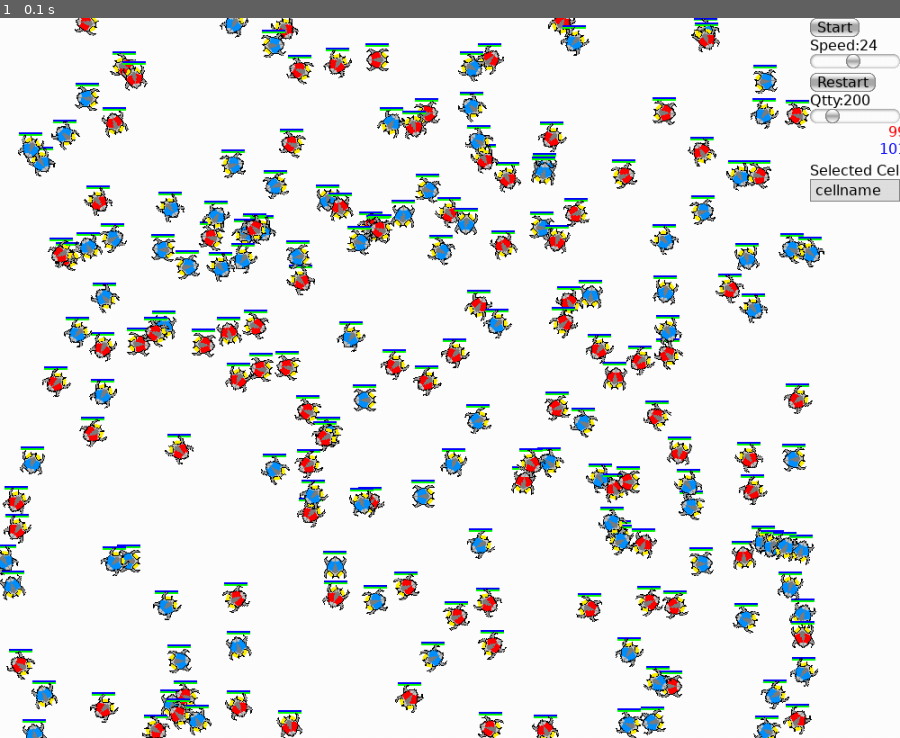
Above: before the commit, frame 1.
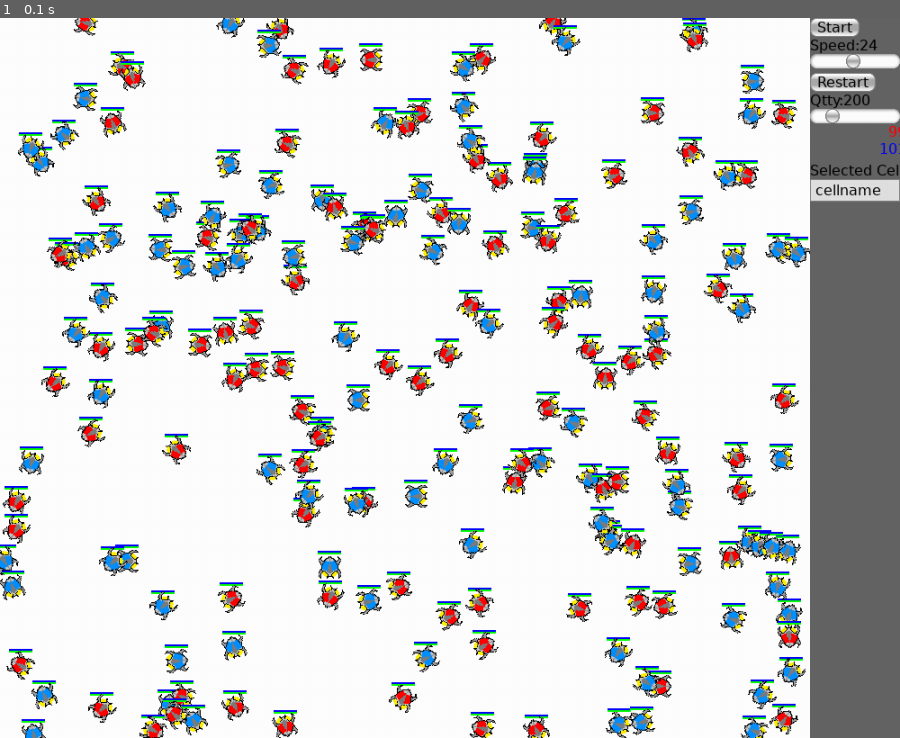
Above: after the commit, the same moment.

Repository: crazyoldbox/cellwars
Game: pygame game, started from game.py
Two runs of this game, one before a commit and one after it. Both use one fixed random seed, a clock stepped at 60 frames per second and the inputs below.
Inputs:
- Up to frame 1 (0.1 s): no input

The runs differ from the first frame. In frame 1, 26% of the frame differs, in the area x 0-100%, y 0-100%.

Commit message:
Added background and a litle space (15 or half the sprite width)
on the GUI

Diff:
--- a/game.py
+++ b/game.py
@@ -15,7 +15,7 @@
         self.num_cells=num_cells
         self.fps=fps
         self.wrldsize=list(dim)
-        self.wrldsize[0]*=0.9
+        self.wrldsize[0]=self.wrldsize[0]*0.9-15 #- 10% - 1/2 sprite width
         self.mundo = Celula.Mundo(self.wrldsize,tipos=list(self.tipos.keys()))
         self.mundo.gamengine=self
         self.mundo.populate(num_cells)
@@ -77,6 +77,7 @@
         def gui_nombre(_input):
             print ("Input ",_input.value)
 
+        # try to be able to reescale the widgets
         table=gui.Table()
         fg = BLACK
 
@@ -126,7 +127,8 @@
         e.connect(gui.ACTIVATE, gui_nombre,e)
         table.td(e)
 
-        cont=gui.Container(width=self.size[0]*0.1,height=self.size[1])
+        cont=gui.Container(width=self.size[0]*0.1,height=self.size[1],\
+                           background=(100,100,100))
         cont.add(table,0,0)
         container=gui.Container(align=-1,valign=-1)
         container.add(cont,self.size[0]*0.9,0)
